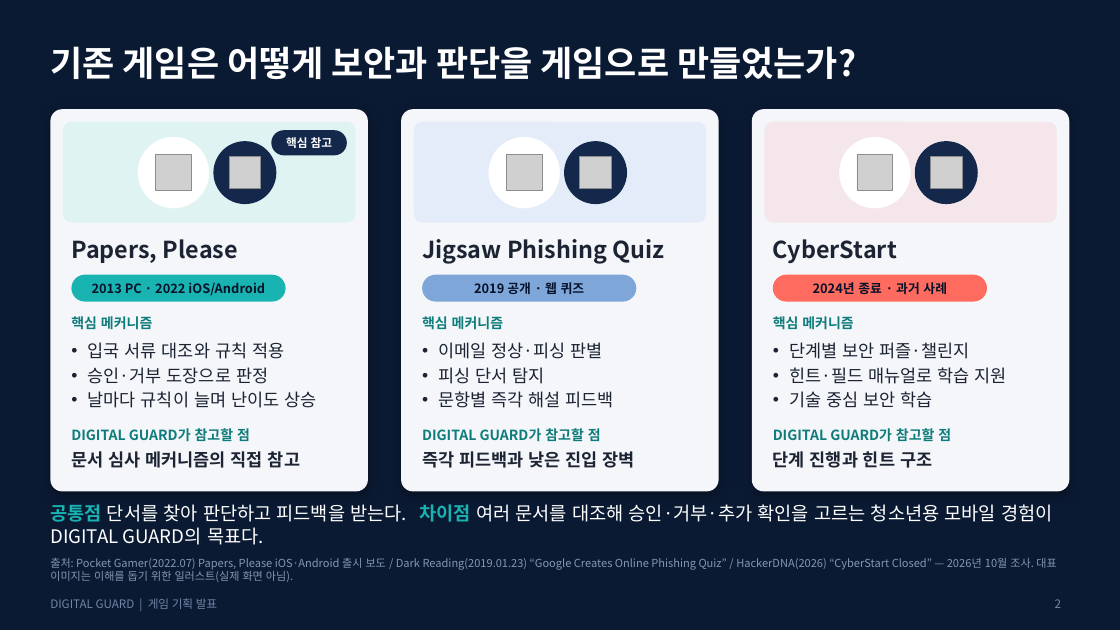
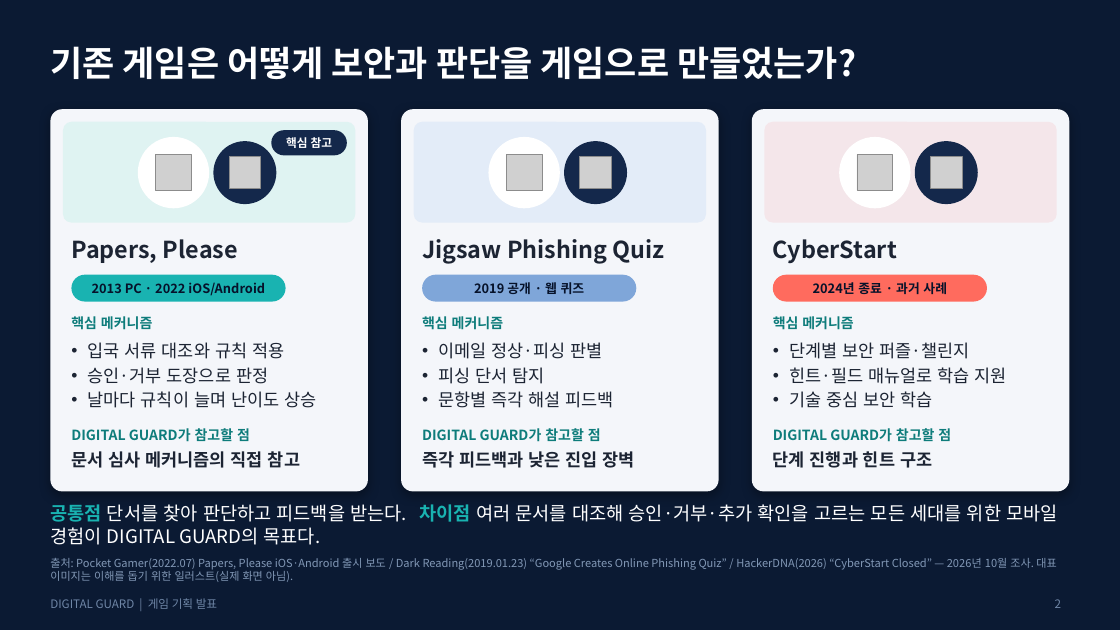
Before and after one commit to gyeom3055-ship-it/school, a slide deck: slide 2 of docs/digital-guard/presentation/DIGITAL_GUARD_기획발표.pptx. Drawn at 1120x630 pixels with LibreOffice and Linux fonts; fonts in the diff are those of the drawing; grey boxes stand for pictures. Boxes give left, top, right and bottom in pixels: in the first picture for what was removed or moved away, otherwise in the second. Text is boxed around its words. In the diff, an @@ line names an element or a change of style, - is before the commit and + after.

```diff
--- a/docs/digital-guard/presentation/DIGITAL_GUARD_기획발표.pptx
+++ b/docs/digital-guard/presentation/DIGITAL_GUARD_기획발표.pptx
@@ text at (50, 504, 1057, 545): text changed @@
-공통점 단서를 찾아 판단하고 피드백을 받는다. 차이점 여러 문서를 대조해 승인·거부·추가 확인을 고르는 청소년용 모바일 경험이 DIGITAL GUARD의 목표다.
+공통점 단서를 찾아 판단하고 피드백을 받는다. 차이점 여러 문서를 대조해 승인·거부·추가 확인을 고르는 모든 세대를 위한 모바일 경험이 DIGITAL GUARD의 목표다.
```
Also in this commit, not shown: 8 other slides changed, 15 other files.
